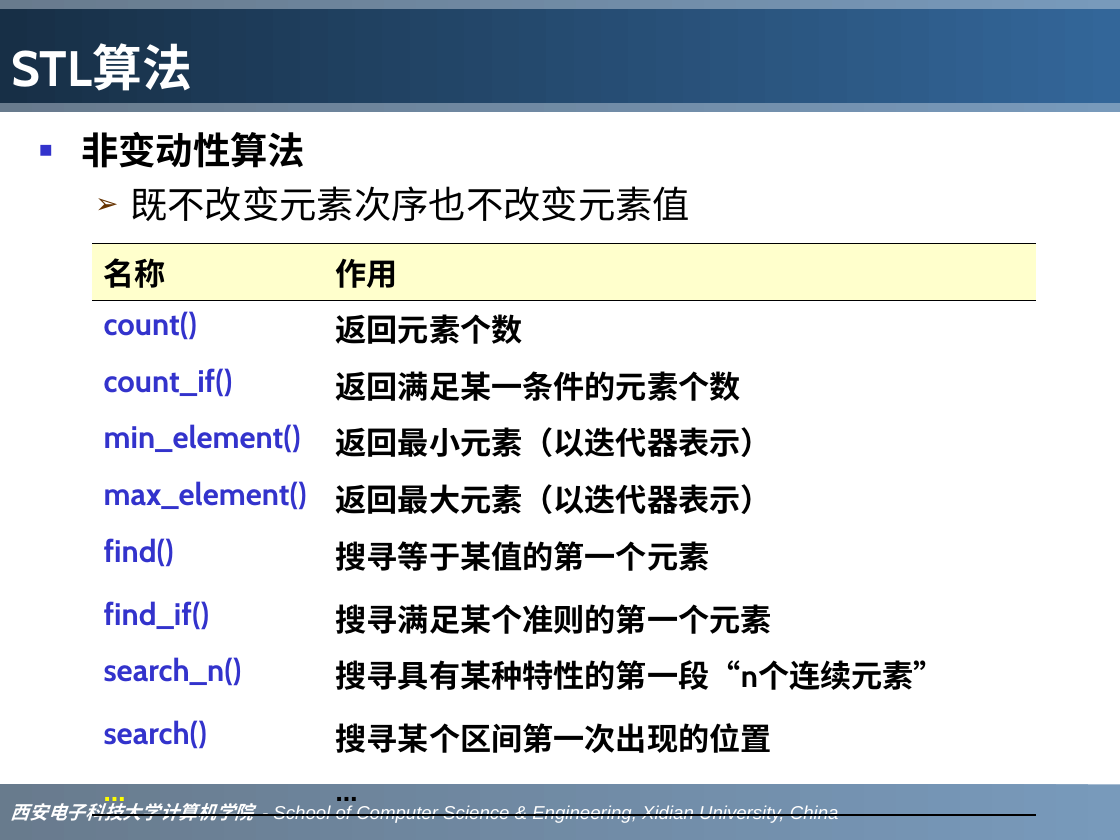
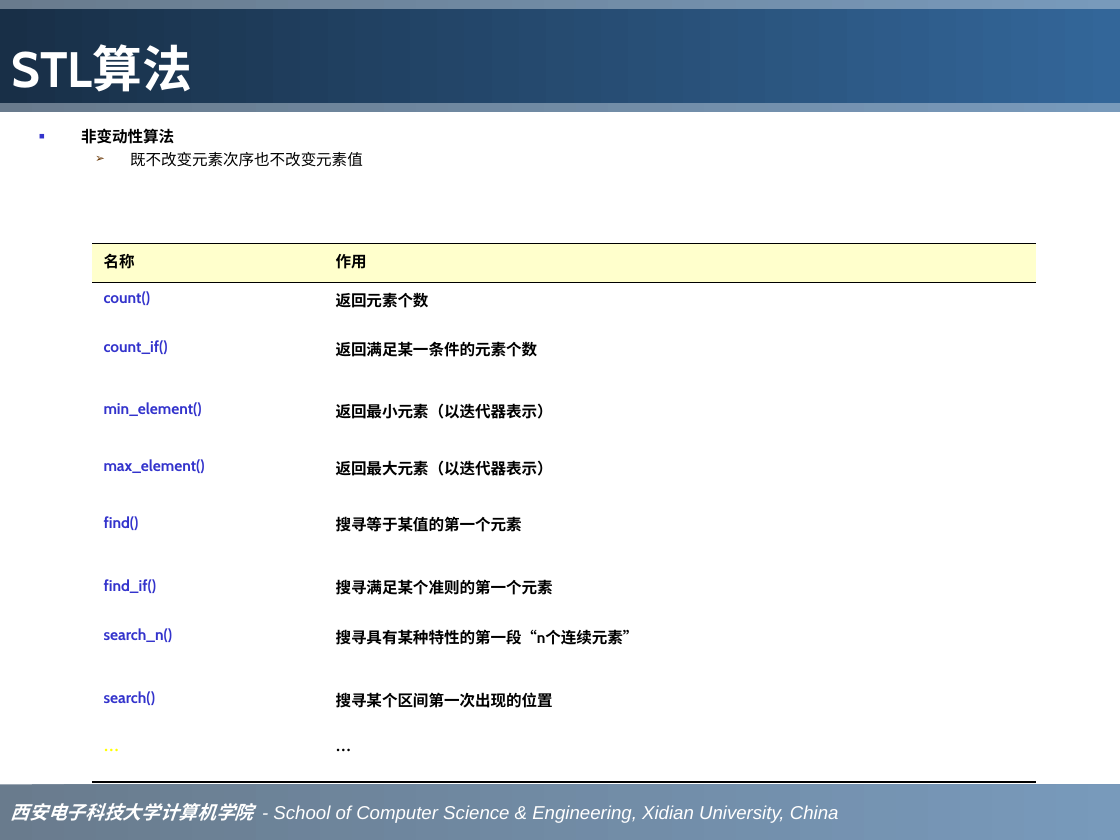
Before and after one commit to sinomiko/reading, a slide deck: slide 66 of source/CPP/C++-STL详解.ppt. Drawn at 1120x840 pixels with LibreOffice and Linux fonts; fonts in the diff are those of the drawing. Boxes give left, top, right and bottom in pixels: in the first picture for what was removed or moved away, otherwise in the second. Text is boxed around its words. In the diff, an @@ line names an element or a change of style, - is before the commit and + after.

```diff
--- a/source/CPP/C++-STL详解.ppt
+++ b/source/CPP/C++-STL详解.ppt
@@ text "非变动性算法" at bbox=[81, 128, 363, 167]: size 24 to 10 pt; less space between paragraphs @@
@@ table at bbox=[92, 244, 1036, 783] @@
@@ size 20 to 10 pt @@
@@ font Cabin to Times New Roman in "搜寻具有某种特性的第一段“n个连续元素”", "…", "…" @@
@@ less space between paragraphs @@
@@ rectangle "西安电子科技大学计算机学院 - School of Computer ..." at bbox=[0, 784, 1120, 840]: fill gradient #336699 to #1B3753 to gradient #1C3853 to #336699 @@
```
Also in this commit, not shown: 87 other slides changed, 2 other files.
